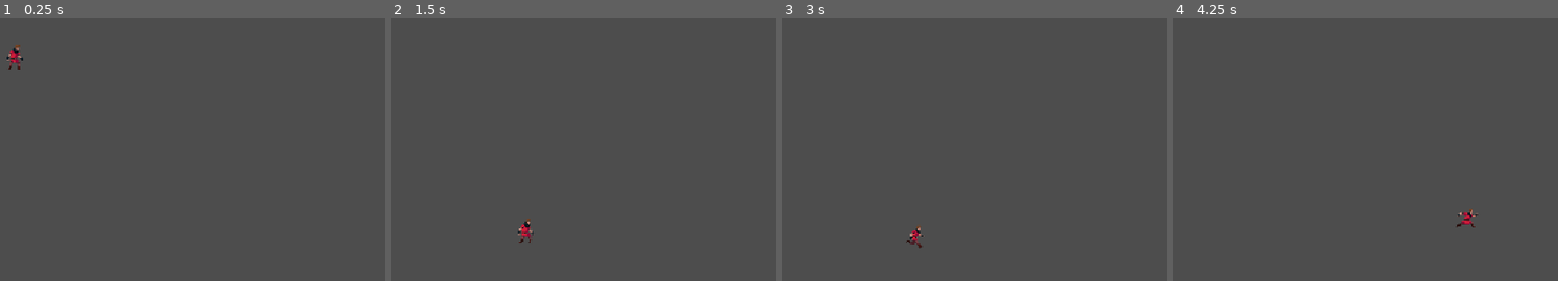
Above: before the commit, frames 1-4 (left to right).
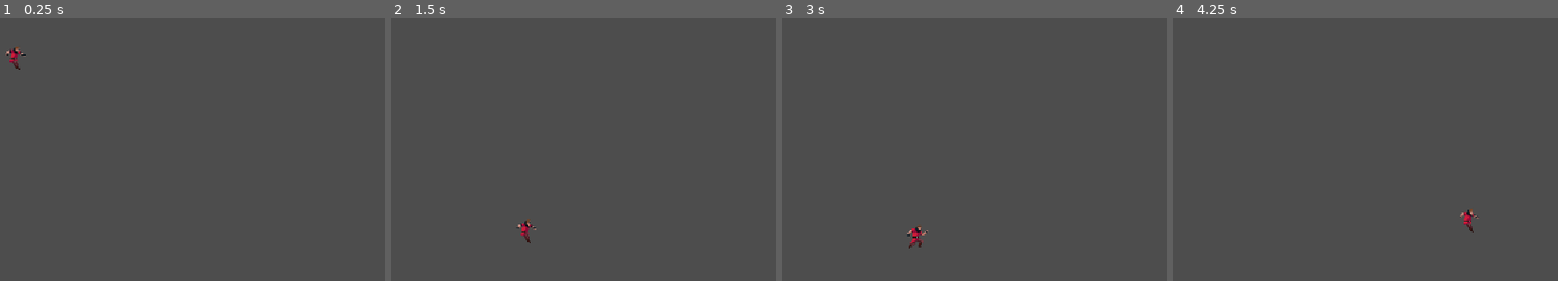
Above: after the commit, the same moments.

Repository: CarlesRa/mantle
Game: Godot game, scene res://sandbox/test_player.tscn
Same seed, same stepped clock (60 frames per second), same inputs: the game is played once before the commit and once after it. The project has no main scene, so this scene is started directly.
Inputs:
- Up to frame 1 (0.25 s): no input
- Up to frame 2 (1.5 s): hold D (move_right) from 0.53 s (still down); tap W (jump) at 0.6, 0.77, 1.07, 1.35 s
- Up to frame 3 (3 s): tap W (jump) at 1.52, 1.82, 2.1, 2.85 s; release D (move_right) at 2.03 s; hold A (move_left) 2.03-2.78 s; tap Enter at 2.75 s; hold D (move_right) from 2.78 s (still down)
- Up to frame 4 (4.25 s): keep holding D (move_right); tap W (jump) at 3.02, 3.32, 3.6, 3.77, 4.07 s

The runs differ from the first frame. In frame 1, 0.2% of the frame differs, in the area x 1-7%, y 10-20%; in frame 2, 0.2%, in the area x 32-38%, y 77-86%; in frame 3, 0.2%; in frame 4, 0.2%.

Commit message:
feat(player): jump and fall animations, coyote time and air jumps

Diff:
--- a/entities/player/states/player_fall_state.gd
+++ b/entities/player/states/player_fall_state.gd
@@ -4,8 +4,7 @@
 var _jump_buffer: float = 0.0
 
 func enter() -> void:
-	_jump_buffer = 0.0
-	# start fall animation
+	_start_fall()
 
 func exit() -> void:
 	# stop fall animation
@@ -16,6 +15,12 @@
 	if _jump_buffer > 0.0:
 		_jump_buffer = maxf(_jump_buffer - delta, 0.0)
 	if Input.is_action_just_pressed("jump"):
+		if player.coyote_left > 0.0 and player.velocity.y >= 0.0:
+			change_state.emit(PlayerStates.JUMP)
+			return
+		if player.consume_air_jump():
+			change_state.emit(PlayerStates.JUMP)
+			return
 		_jump_buffer = player.jump_buffer_time
 	if player.is_on_floor() and player.velocity.y >= 0.0:
 		if _jump_buffer > 0.0:
@@ -30,3 +35,7 @@
 func _land(next_state: StringName) -> void:
 	EventBus.player_landed.emit()
 	change_state.emit(next_state)
+
+func _start_fall() -> void:
+	_jump_buffer = 0.0
+	player.play_animation(PlayerAnimations.FALL)
--- a/entities/player/states/player_jump_state.gd
+++ b/entities/player/states/player_jump_state.gd
@@ -4,7 +4,7 @@
 func enter() -> void:
 	EventBus.player_jumped.emit()
 	player.velocity.y = player.jump_velocity
-	# start jump animation
+	player.play_animation(PlayerAnimations.JUMP)
 
 func exit() -> void:
 	# stop jump animation
@@ -15,3 +15,12 @@
 	if player.velocity.y >= 0.0:
 		change_state.emit(PlayerStates.FALL)
 		return
+	# Air jump while still rising (double jump forms).
+	if Input.is_action_just_pressed("jump") and player.consume_air_jump():
+		_start_jump(true)
+
+func _start_jump(restart_animation: bool) -> void:
+	EventBus.player_jumped.emit()
+	player.coyote_left = 0.0
+	player.velocity.y = player.jump_velocity
+	player.play_animation(PlayerAnimations.JUMP, restart_animation)
